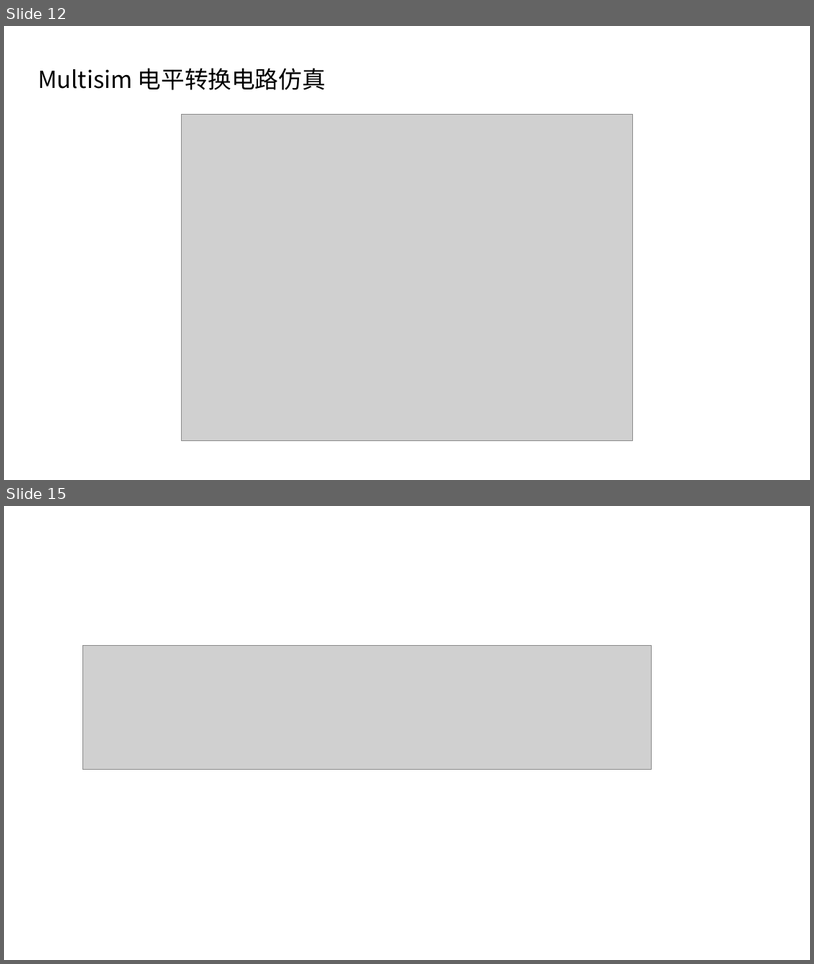
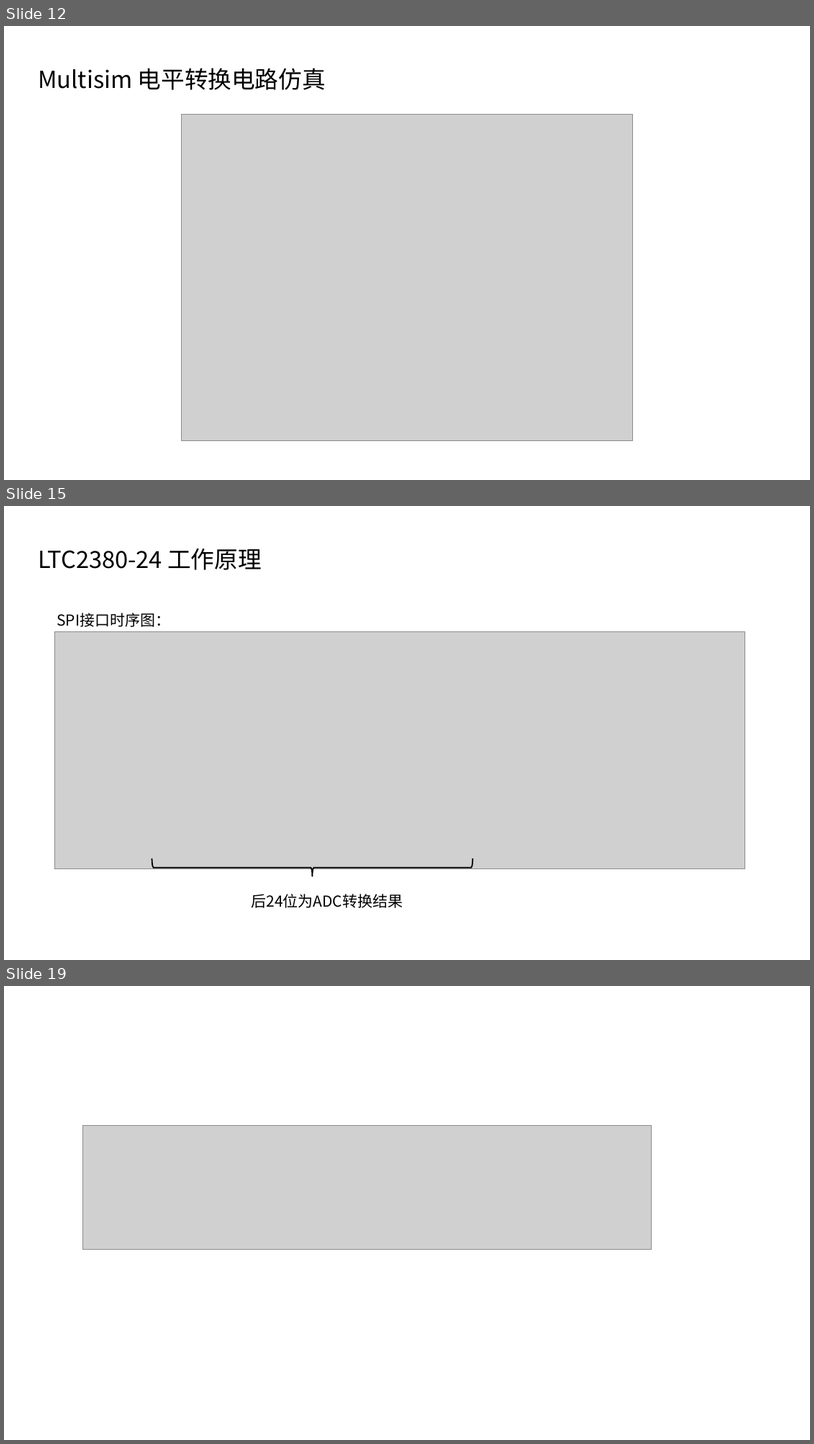
Before and after one commit to Travis-MA/Data-Hub, a slide deck: Data-Hub.pptx. Shown one above the other, each under a label of ours: slides 12 and 15 before the commit, slides 12, 15 and 19 after it; the slides between them are not shown. The pictures are 814x964 and 814x1444 pixels, drawn with LibreOffice and Linux fonts; fonts in the diff are those of the drawing; grey boxes stand for pictures. Boxes give left, top, right and bottom in pixels: in the first picture for what was removed or moved away, otherwise in the second. Text is boxed around its words. In the diff, an @@ line names an element or a change of style, - is before the commit and + after.

```diff
--- a/Data-Hub.pptx
+++ b/Data-Hub.pptx
@@ slide 15 added at bbox=[4, 506, 810, 960], background #FFFFFF @@
@@ text added at bbox=[38, 548, 262, 570], 28 pt, text #000000 @@
+LTC2380-24 工作原理
@@ text added at bbox=[57, 613, 170, 627], 18 pt, text #000000 @@
+SPI接口时序图：
@@ picture added at bbox=[55, 632, 746, 869] @@
@@ left brace added at bbox=[152, 858, 473, 877], outline #000000 1.5 pt @@
@@ text added at bbox=[251, 893, 403, 908], 18 pt, text #000000 @@
+后24位为ADC转换结果
@@ what was slide 15 is now slide 19 @@
```
Also in this commit, not shown: 4 slides changed, 3 other slides added, 13 other files.
